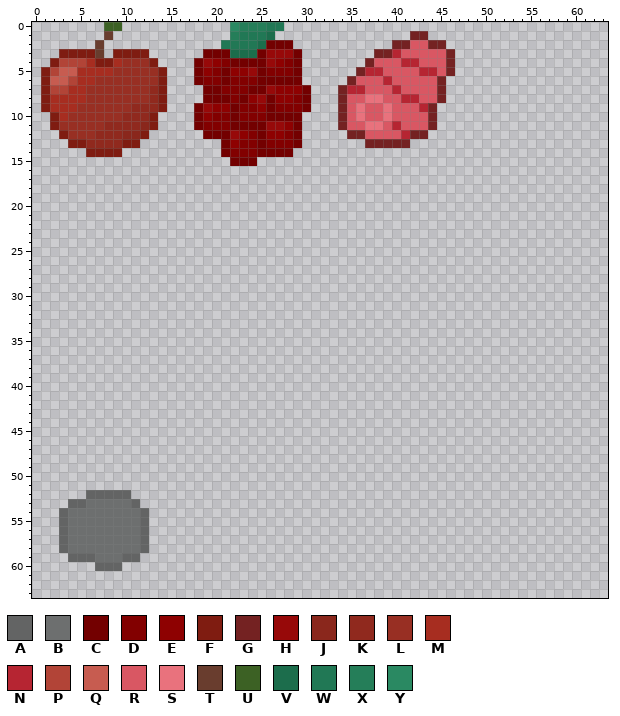
Edited in one commit: pixel-art file (Survival/Assets/Sprites/Items/Other/Items_2.aseprite). Above, as it was before the edit.
64x64 pixels, 1 frame. Colours within 5 levels of each other are drawn and written as one.
Palette (. is transparent): A #636464  B #6d6f6f  C #730000  D #820000  E #8e0101  F #7f1c11  G #742222  H #970909  J #8a271c  K #90291e  L #982f23  M #a72d20  N #b62532  P #b24437  Q #c75c50  R #d95763  S #e9727d  T #693d2e  U #3c6124  V #1c6d4c  W #217855  X #257e59  Y #2a8962
Pixels before (only the part around the change), first column x 0:
38 ............................
39 ............................
40 ............................
41 ............................
42 ............................
43 ............................
44 ............................
45 ............................
46 ............................
47 ............................
48 ............................
49 ............................
50 ............................
51 ............................
52 ......AAAAA.................
53 ....AABBBBBA................
54 ...ABBBBBBBBA...............
55 ...ABBBBBBBBA...............
56 ...ABBBBBBBBA...............
57 ...ABBBBBBBBA...............
58 ...ABBBBBBBBA...............
59 ....AAABBBAA................
60 .......AAA..................
61 ............................
62 ............................
63 ............................
After the commit:
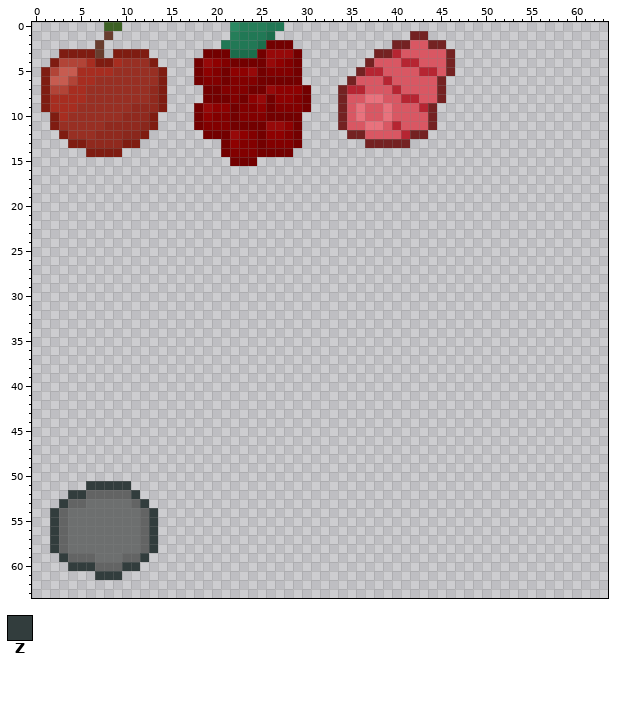
Colours new in this view: Z #323d3d
From old to new:
y 51: x 6..10 ..... -> ZZZZZ
y 52: x 4..5 .. -> ZZ; x 11 . -> Z
y 53: x 3 . -> Z; x 12 . -> Z
y 54..58: x 2 . -> Z; x 13 . -> Z
y 59: x 3 . -> Z; x 12 . -> Z
y 60: x 4..6 ... -> ZZZ; x 10..11 .. -> ZZ
y 61: x 7..9 ... -> ZZZ
